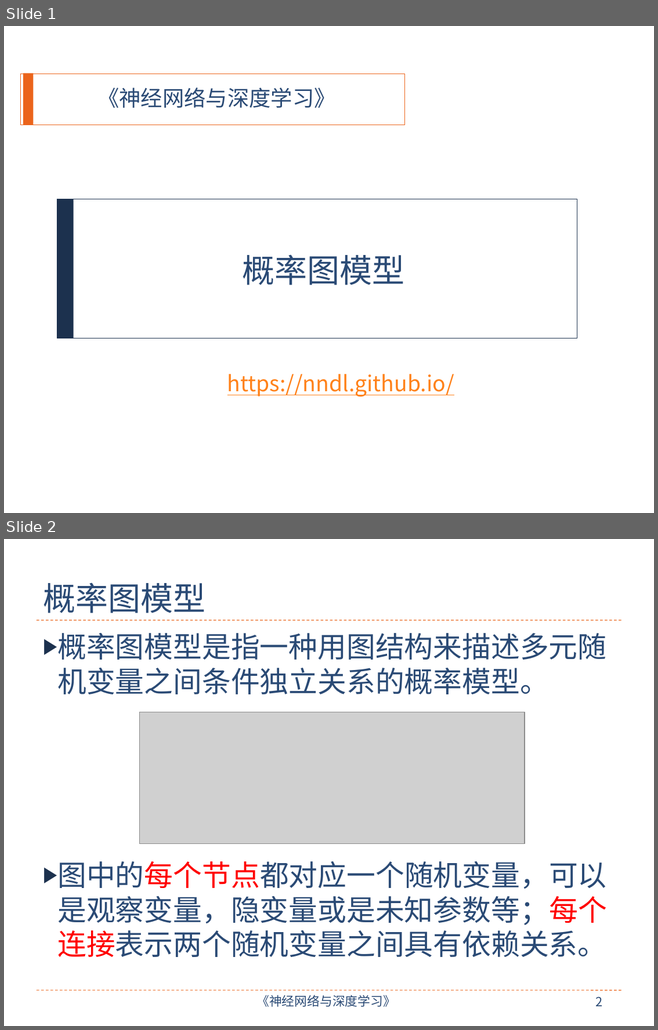
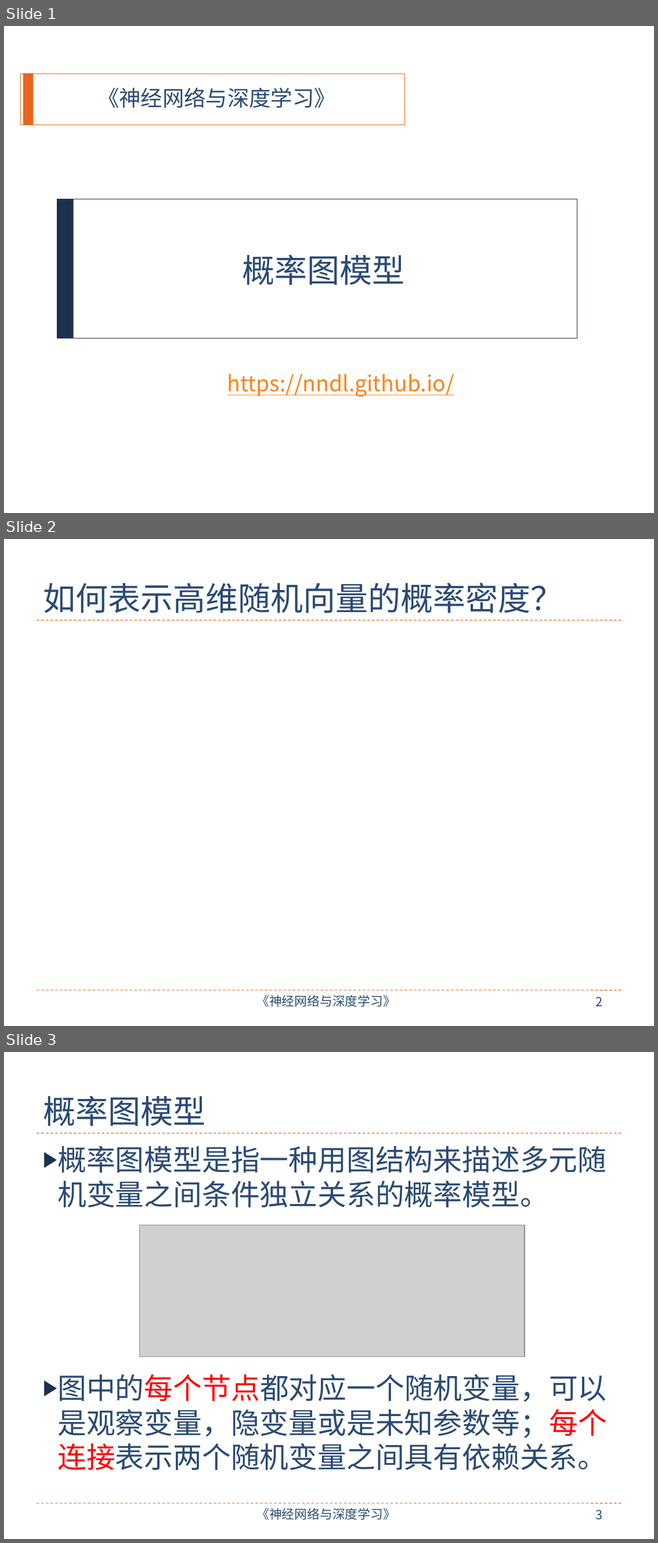
Before and after one commit to nndl/nndl.github.io, a slide deck: ppt/chap-概率图模型.pptx. Shown one above the other, each under a label of ours: slides 1 and 2 before the commit, slides 1, 2 and 3 after it. The pictures are 658x1030 and 658x1543 pixels, drawn with LibreOffice and Linux fonts; fonts in the diff are those of the drawing; grey boxes stand for pictures. Boxes give left, top, right and bottom in pixels: in the first picture for what was removed or moved away, otherwise in the second. Text is boxed around its words. In the diff, an @@ line names an element or a change of style, - is before the commit and + after.

```diff
--- a/ppt/chap-概率图模型.pptx
+++ b/ppt/chap-概率图模型.pptx
@@ slide 2 added at [4,539,654,1026], background #FFFFFF; not listed: 4 template elements that a slide beside it also shows @@
@@ title added at [43,583,563,613], 36 pt, text #2A4A75 @@
+如何表示高维随机向量的概率密度？
@@ what was slide 2 is now slide 3 @@
@@ page number at [595,1510,602,1520]: text changed @@
-2
+3
```
Also in this commit, not shown: 6 slides changed, 1 other slide added, 1 slide removed.
